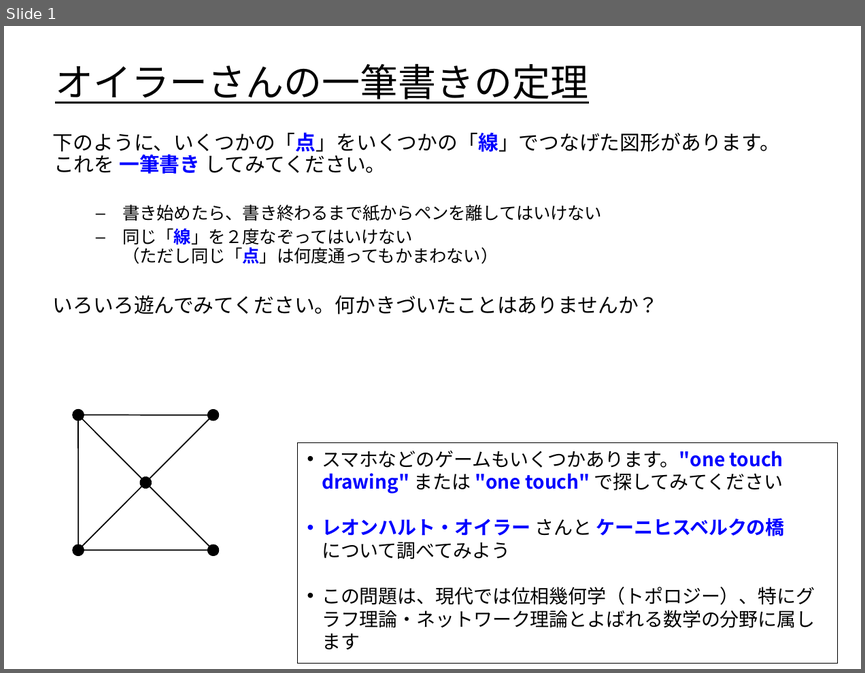
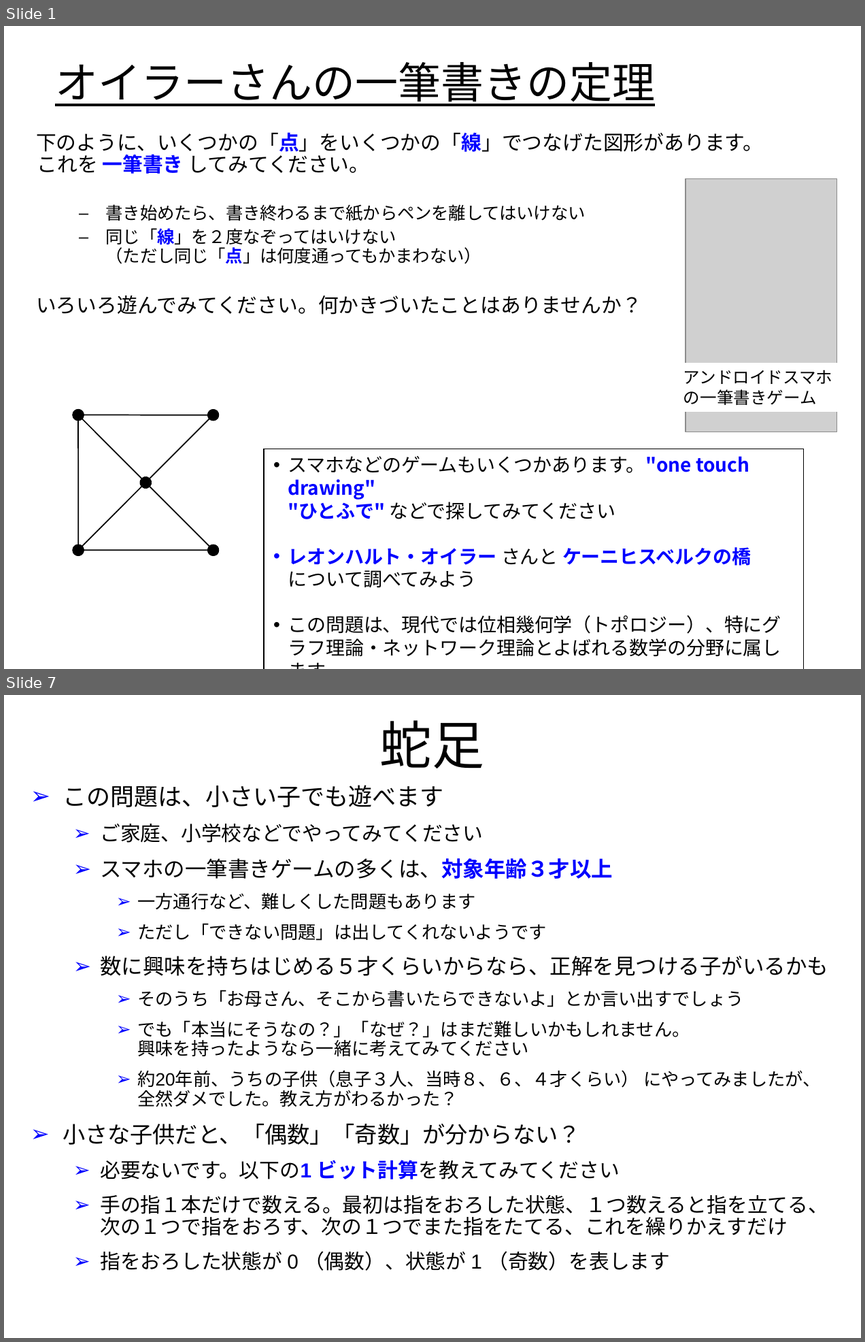
Before and after one commit to kuh96/qzz, a slide deck: one-touch.ppt. Shown one above the other, each under a label of ours: slide 1 before the commit, slides 1 and 7 after it; the slides between them are not shown. The pictures are 865x673 and 865x1342 pixels, drawn with LibreOffice and Linux fonts; fonts in the diff are those of the drawing; grey boxes stand for pictures. Boxes give left, top, right and bottom in pixels: in the first picture for what was removed or moved away, otherwise in the second. Text is boxed around its words. In the diff, an @@ line names an element or a change of style, - is before the commit and + after.

```diff
--- a/one-touch.ppt
+++ b/one-touch.ppt
@@ slide 7 added at (4,695,861,1338), background #FFFFFF @@
@@ title added at (380,720,485,768), 44 pt, text #000000 @@
+蛇足
@@ text added at (62,785,828,1270), 15 pt, text #000000 @@
+➢ この問題は、小さい子でも遊べます
+  ➢ ご家庭、小学校などでやってみてください
+  ➢ スマホの一筆書きゲームの多くは、対象年齢３才以上
+    ➢ 一方通行など、難しくした問題もあります
+    ➢ ただし「できない問題」は出してくれないようです
+  ➢ 数に興味を持ちはじめる５才くらいからなら、正解を見つける子がいるかも
+    ➢ そのうち「お母さん、そこから書いたらできないよ」とか言い出すでしょう
+    ➢ でも「本当にそうなの？」「なぜ？」はまだ難しいかもしれません。
+      興味を持ったようなら一緒に考えてみてください
+    ➢ 約20年前、うちの子供（息子３人、当時８、６、４才くらい） にやってみましたが、
+      全然ダメでした。教え方がわるかった？
+➢ 小さな子供だと、「偶数」「奇数」が分からない？
+  ➢ 必要ないです。以下の1 ビット計算を教えてみてください
+  ➢ 手の指１本だけで数える。最初は指をおろした状態、１つ数えると指を立てる、
+    次の１つで指をおろす、次の１つでまた指をたてる、これを繰りかえすだけ
+  ➢ 指をおろした状態が 0 （偶数）、状態が 1 （奇数）を表します
@@ slide 1 changed as well @@
@@ title "オイラーさんの一筆書きの定理" at (55,62,655,106): size 32 to 36 pt @@
@@ text "下のように、いくつかの「点」をいくつかの「線」でつなげた図形があります。 これを 一筆書き してみてください。": place and size @@
-text "下のように、いくつかの「点」をいくつかの「線」でつなげた図形があります。 これを 一筆書き してみてください。" at (53,132,780,314)
+text "下のように、いくつかの「点」をいくつかの「線」でつなげた図形があります。 これを 一筆書き してみてください。" at (36,132,763,314)
@@ picture added at (685,178,837,431) @@
@@ rectangle added at (675,363,842,412), fill #FFFFFF, 14 pt, text #000000 @@
+アンドロイドスマホ
+の一筆書きゲーム
@@ rectangle "スマホなどのゲームもいくつかあります。"one touch drawing" "ひとふで" などで探してみてください": place and size @@
-rectangle "スマホなどのゲームもいくつかあります。"one touch drawing" "ひとふで" などで探してみてください" at (298,442,838,662)
+rectangle "スマホなどのゲームもいくつかあります。"one touch drawing" "ひとふで" などで探してみてください" at (264,448,804,669)
@@ text in rectangle at (288,456,749,520): text changed @@
-• スマホなどのゲームもいくつかあります。"one touch drawing" または "one touch" で探してみてください
+• スマホなどのゲームもいくつかあります。"one touch drawing"
+  "ひとふで" などで探してみてください
```
Also in this commit, not shown: 1 other slide changed, 4 other slides added, 7 other files.
